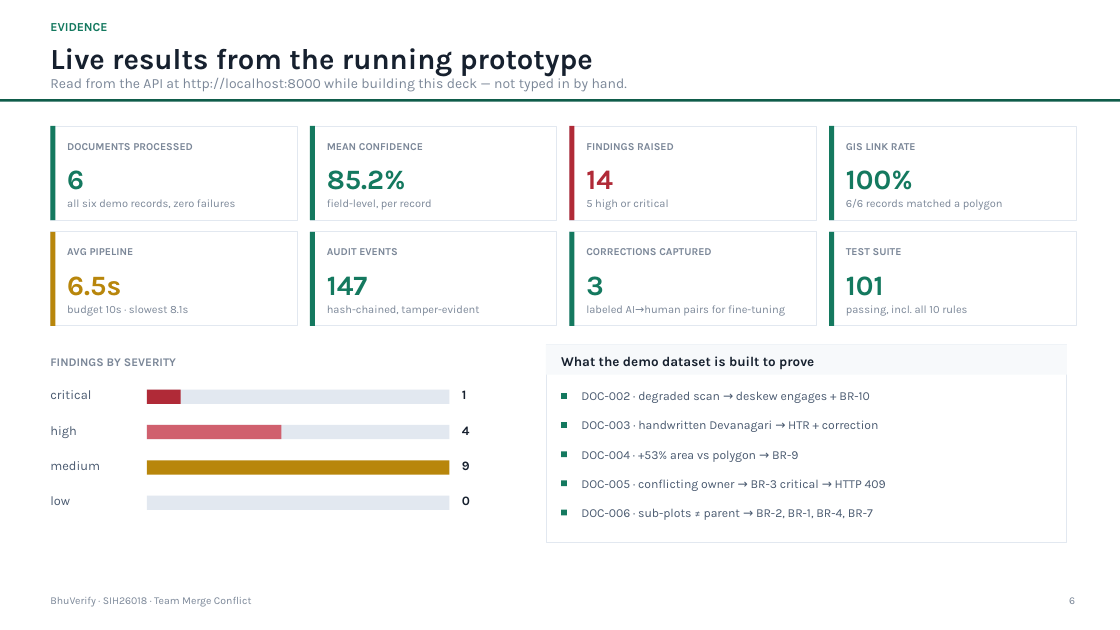
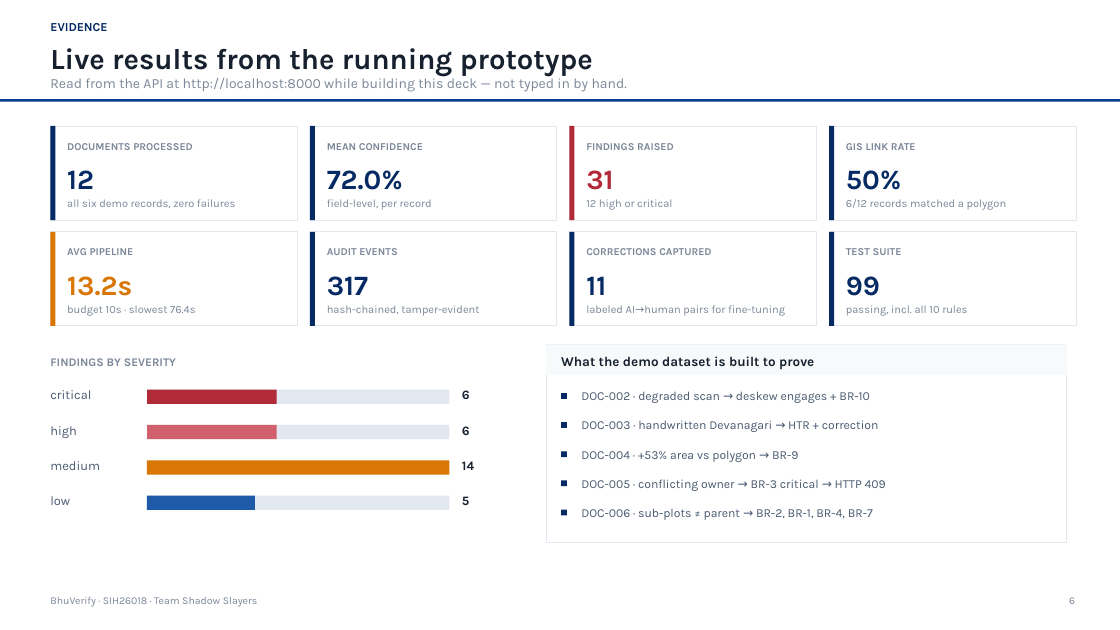
Before and after one commit to fresherscomputersc-hash/Bhuverify, a slide deck: slide 6 of BhuVerify_SIH26018_Pitch_Deck.pptx. Drawn at 1120x630 pixels with LibreOffice and Linux fonts; fonts in the diff are those of the drawing. Boxes give left, top, right and bottom in pixels: in the first picture for what was removed or moved away, otherwise in the second. Text is boxed around its words. In the diff, an @@ line names an element or a change of style, - is before the commit and + after.

```diff
--- a/BhuVerify_SIH26018_Pitch_Deck.pptx
+++ b/BhuVerify_SIH26018_Pitch_Deck.pptx
@@ text "EVIDENCE" at <box>50,23,107,31</box>: text colour #14795F to #062A63 @@
@@ rectangle at <box>0,99,1120,102</box>: fill #0F5C4A to #0A3D91 @@
@@ text at <box>67,170,94,189</box>: text changed; text colour #14795F to #062A63 @@
-6
+12
@@ text at <box>327,170,403,190</box>: text changed; text colour #14795F to #062A63 @@
-85.2%
+72.0%
@@ text at <box>586,170,613,190</box>: text changed @@
-14
+31
@@ text at <box>846,170,901,190</box>: text changed; text colour #14795F to #062A63 @@
-100%
+50%
@@ text at <box>586,199,672,210</box>: text changed @@
-5 high or critical
+12 high or critical
@@ text at <box>846,199,1007,210</box>: text changed @@
-6/6 records matched a polygon
+6/12 records matched a polygon
@@ rectangle at <box>50,232,55,326</box>: fill #B8860B to #D97706 @@
@@ text at <box>67,276,132,296</box>: text changed; text colour #B8860B to #D97706 @@
-6.5s
+13.2s
@@ text at <box>327,276,368,296</box>: text changed; text colour #14795F to #062A63 @@
-147
+317
@@ text at <box>586,276,606,295</box>: text changed; text colour #14795F to #062A63 @@
-3
+11
@@ text at <box>846,276,880,296</box>: text changed; text colour #14795F to #062A63 @@
-101
+99
@@ text at <box>67,305,195,316</box>: text changed @@
-budget 10s · slowest 8.1s
+budget 10s · slowest 76.4s
@@ rectangle: place and size @@
-rectangle at <box>147,390,181,404</box>
+rectangle at <box>147,390,276,404</box>
@@ text at <box>462,390,470,399</box>: text changed @@
-1
+6
@@ rectangle: place and size @@
-rectangle at <box>147,425,281,439</box>
+rectangle at <box>147,425,276,439</box>
@@ text at <box>462,426,470,435</box>: text changed @@
-4
+6
@@ rectangle at <box>147,460,450,475</box>: fill #B8860B to #D97706 @@
@@ text at <box>462,461,474,470</box>: text changed @@
-9
+14
@@ rectangle added at <box>147,496,255,510</box>, fill #1E5AA8 @@
@@ fill #14795F to #062A63 in 11 elements at <box>50,126,55,220</box>, <box>310,126,315,220</box>, <box>829,126,834,220</box>, <box>310,232,315,326</box>, <box>570,232,575,326</box>, <box>829,232,834,326</box>, <box>561,393,567,399</box>, <box>561,423,567,429</box>, <box>561,451,567,457</box>, <box>561,481,567,486</box>, <box>561,510,567,516</box> @@
@@ text at <box>50,597,258,607</box>: text changed @@
-BhuVerify · SIH26018 · Team Merge Conflict
+BhuVerify · SIH26018 · Team Shadow Slayers
```
Also in this commit, not shown: 11 other slides changed, 19 other files.
